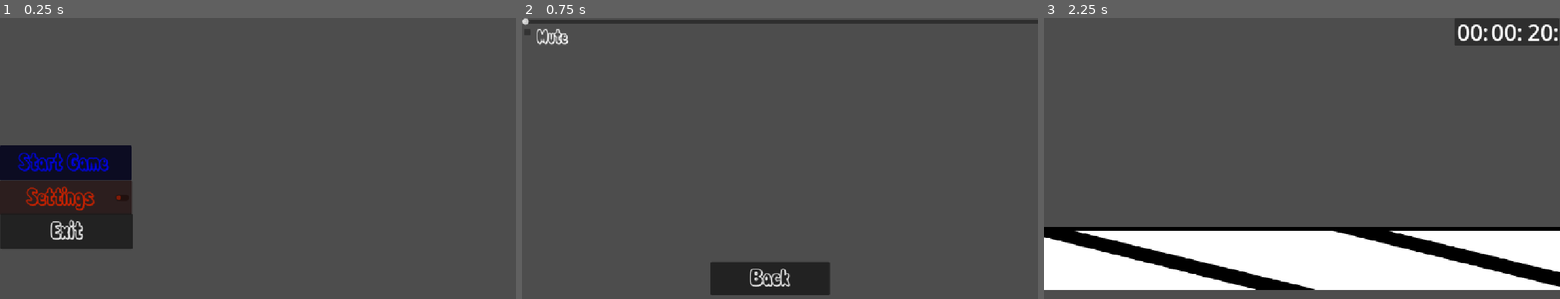
Above: before the commit, frames 1-3 (left to right).
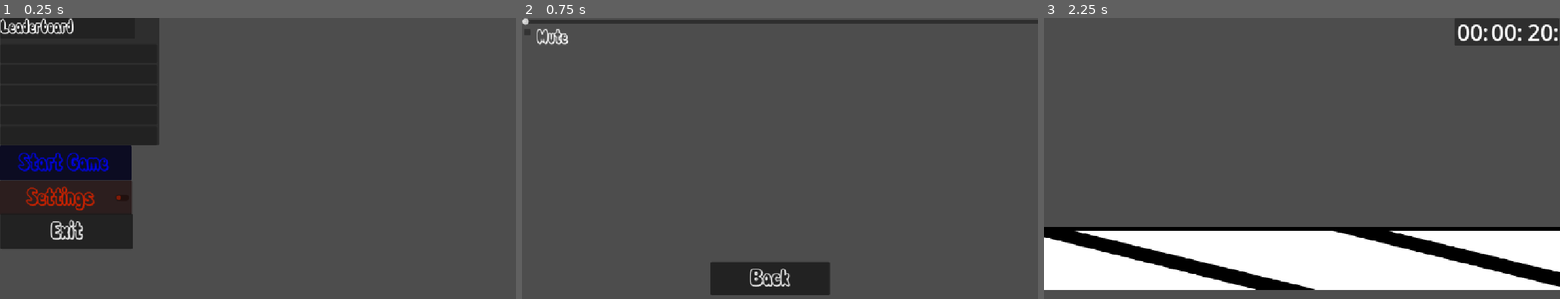
Above: after the commit, the same moments.

Repository: average4136/head-over-heels-game
Game: Godot game, scene res://Scenes/main_menu.tscn
The game is run twice, just before and just after one commit, with the same random seed, the same clock (stepped at 60 frames per second) and the same inputs.
Inputs:
- Up to frame 1 (0.25 s): no input
- Up to frame 2 (0.75 s): click "Settings" at 0.5 s
- Up to frame 3 (2.25 s): click "Back" at 1.25 s; click "Start Game" at 2 s

The runs differ from the first frame. In frame 1, 14% of the frame differs, in the area x 0-31%, y 0-46%; in frame 2, nothing differs; in frame 3, nothing differs.

Commit message:
last push didnt work

Diff:
--- a/Scenes/leaderboard_container.gd
+++ b/Scenes/leaderboard_container.gd
@@ -1,11 +1,49 @@
 extends PanelContainer
 
+const SAVE_PATH := "user://leaderboard.json"
+const MAX_ENTRIES := 5
 
-# Called when the node enters the scene tree for the first time.
-func _ready() -> void:
-	pass # Replace with function body.
+var scores: Array = []
 
 
-# Called every frame. 'delta' is the elapsed time since the previous frame.
-func _process(delta: float) -> void:
-	pass
+func _ready():
+	load_scores()
+
+
+func add_score(player_name: String, time: float):
+	var entry = {
+		"name": player_name,
+		"time": time
+	}
+
+	scores.append(entry)
+
+	scores.sort_custom(func(a, b):
+		return a["time"] < b["time"]
+	)
+
+	if scores.size() > MAX_ENTRIES:
+		scores.resize(MAX_ENTRIES)
+
+	save_scores()
+
+
+func save_scores():
+	var file = FileAccess.open(SAVE_PATH, FileAccess.WRITE)
+
+	if file:
+		file.store_string(JSON.stringify(scores))
+
+
+func load_scores():
+	if not FileAccess.file_exists(SAVE_PATH):
+		scores = []
+		return
+
+	var file = FileAccess.open(SAVE_PATH, FileAccess.READ)
+	var data = JSON.parse_string(file.get_as_text())
+
+	if data is Array:
+		scores = data
+	else:
+		scores = []
--- a/Scenes/main_menu.tscn
+++ b/Scenes/main_menu.tscn
@@ -2,6 +2,21 @@
 
 [ext_resource type="Script" uid="uid://br5q2akebk30i" path="res://Main_Menu.gd" id="1_28flt"]
 [ext_resource type="FontFile" uid="uid://d4gh6b7fwfnwd" path="res://Assets/Font/Comic_White_Rabbit_.otf" id="2_48xlc"]
+[ext_resource type="Script" uid="uid://dyxg2d0ul3han" path="res://Scenes/leaderboard_container.gd" id="3_1ehe0"]
+
+[sub_resource type="GDScript" id="GDScript_ce3w2"]
+script/source = "extends VBoxContainer
+
+
+# Called when the node enters the scene tree for the first time.
+func _ready() -> void:
+	pass # Replace with function body.
+
+
+# Called every frame. 'delta' is the elapsed time since the previous frame.
+func _process(delta: float) -> void:
+	pass
+"
 
 [node name="Main_Menu" type="Control" unique_id=435935605]
 layout_mode = 3
@@ -13,7 +28,7 @@
 grow_vertical = 2
 script = ExtResource("1_28flt")
 
-[node name="PanelContainer" type="PanelContainer" parent="." unique_id=1594007017]
+[node name="StartContainer" type="PanelContainer" parent="." unique_id=1594007017]
 modulate = Color(0, 0.01666689, 1, 1)
 layout_mode = 1
 anchors_preset = 4
@@ -24,7 +39,7 @@
 offset_bottom = 38.5
 grow_vertical = 2
 
-[node name="Button" type="Button" parent="PanelContainer" unique_id=1122144363]
+[node name="Startbutton" type="Button" parent="StartContainer" unique_id=1122144363]
 layout_mode = 2
 theme_override_fonts/font = ExtResource("2_48xlc")
 theme_override_font_sizes/font_size = 50
@@ -32,7 +47,7 @@
 button_mask = 5
 text = "Start Game "
 
-[node name="PanelContainer2" type="PanelContainer" parent="." unique_id=186436862]
+[node name="Settingscontainer" type="PanelContainer" parent="." unique_id=186436862]
 modulate = Color(0.89, 0.14833336, 0, 1)
 self_modulate = Color(1, 0, 0.016666412, 1)
 layout_mode = 1
@@ -45,7 +60,7 @@
 offset_bottom = -0.2880249
 grow_vertical = 0
 
-[node name="CheckButton" type="CheckButton" parent="PanelContainer2" unique_id=1857087957]
+[node name="Settings button" type="CheckButton" parent="Settingscontainer" unique_id=1857087957]
 layout_mode = 2
 size_flags_vertical = 4
 theme_override_fonts/font = ExtResource("2_48xlc")
@@ -53,20 +68,125 @@
 text = " Settings"
 alignment = 1
 
-[node name="PanelContainer3" type="PanelContainer" parent="." unique_id=1398797098]
-layout_mode = 0
-offset_left = 1.0
-offset_top = 438.0
-offset_right = 296.0
-offset_bottom = 518.0
+[node name="Exitcontainer" type="PanelContainer" parent="." unique_id=1398797098]
+layout_mode = 1
+anchors_preset = -1
+anchor_left = 0.002
+anchor_top = 0.44200003
+anchor_right = 0.62700003
+anchor_bottom = 0.799
+offset_left = 0.055999935
+offset_top = 151.58398
+offset_right = 0.05596924
+offset_bottom = 0.24798584
 
-[node name="Button" type="Button" parent="PanelContainer3" unique_id=993245516]
+[node name="ExitButton" type="Button" parent="Exitcontainer" unique_id=993245516]
 layout_mode = 2
 theme_override_fonts/font = ExtResource("2_48xlc")
 theme_override_font_sizes/font_size = 50
 button_mask = 5
 text = "Exit"
 
-[connection signal="pressed" from="PanelContainer/Button" to="." method="_on_button_pressed"]
-[connection signal="pressed" from="PanelContainer2/CheckButton" to="." method="_on_check_button_pressed"]
-[connection signal="pressed" from="PanelContainer3/Button" to="." method="_on_button_exit_pressed"]
+[node name="LeaderboardContainer" type="PanelContainer" parent="." unique_id=1044697172]
+layout_mode = 1
+anchors_preset = -1
+anchor_right = 0.754
+anchor_bottom = 0.44000003
+offset_left = 1.0
+offset_top = -4.0
+offset_right = 0.11199951
+offset_bottom = -0.120025635
+script = ExtResource("3_1ehe0")
+
+[node name="NamesContainer" type="VBoxContainer" parent="LeaderboardContainer" unique_id=320594901]
+custom_maximum_size = Vector2(350, 300)
+layout_mode = 2
+script = SubResource("GDScript_ce3w2")
+
+[node name="Leaderboard" type="Panel" parent="LeaderboardContainer/NamesContainer" unique_id=1878516154]
+custom_minimum_size = Vector2(100, 50)
+custom_maximum_size = Vector2(300, 300)
+layout_mode = 2
+size_flags_vertical = 2
+
+[node name="Label" type="Label" parent="LeaderboardContainer/NamesContainer/Leaderboard" unique_id=421740657]
+layout_mode = 1
+anchors_preset = 15
+anchor_right = 1.0
+anchor_bottom = 1.0
+grow_horizontal = 2
+grow_vertical = 2
+theme_override_fonts/font = ExtResource("2_48xlc")
+theme_override_font_sizes/font_size = 40
+text = "Leaderboard"
+
+[node name="First" type="Panel" parent="LeaderboardContainer/NamesContainer" unique_id=1970833220]
+layout_mode = 2
+size_flags_vertical = 3
+size_flags_stretch_ratio = 0.7
+
+[node name="Label" type="Label" parent="LeaderboardContainer/NamesContainer/First" unique_id=1624519842]
+layout_mode = 1
+anchors_preset = 15
+anchor_right = 1.0
+anchor_bottom = 1.0
+grow_horizontal = 2
+grow_vertical = 2
+
+[node name="Second" type="Panel" parent="LeaderboardContainer/NamesContainer" unique_id=1906319798]
+layout_mode = 2
+size_flags_vertical = 3
+size_flags_stretch_ratio = 0.7
+tooltip_text = "
+"
+
+[node name="Label" type="Label" parent="LeaderboardContainer/NamesContainer/Second" unique_id=2069287642]
+layout_mode = 1
+anchors_preset = 15
+anchor_right = 1.0
+anchor_bottom = 1.0
+grow_horizontal = 2
+grow_vertical = 2
+
+[node name="Third" type="Panel" parent="LeaderboardContainer/NamesContainer" unique_id=761846019]
+layout_mode = 2
+size_flags_vertical = 3
+size_flags_stretch_ratio = 0.7
+
+[node name="Label" type="Label" parent="LeaderboardContainer/NamesContainer/Third" unique_id=112381473]
+layout_mode = 1
+anchors_preset = 15
+anchor_right = 1.0
+anchor_bottom = 1.0
+grow_horizontal = 2
+grow_vertical = 2
+
+[node name="Fourth" type="Panel" parent="LeaderboardContainer/NamesContainer" unique_id=1830347748]
+layout_mode = 2
+size_flags_vertical = 3
+size_flags_stretch_ratio = 0.7
+
+[node name="Label" type="Label" parent="LeaderboardContainer/NamesContainer/Fourth" unique_id=1001053232]
+layout_mode = 1
+anchors_preset = 15
+anchor_right = 1.0
+anchor_bottom = 1.0
+grow_horizontal = 2
+grow_vertical = 2
+
+[node name="Fifth" type="Panel" parent="LeaderboardContainer/NamesContainer" unique_id=1590632548]
+layout_mode = 2
+size_flags_vertical = 3
+size_flags_stretch_ratio = 0.7
+
+[node name="Label" type="Label" parent="LeaderboardContainer/NamesContainer/Fifth" unique_id=1405189215]
+layout_mode = 1
+anchors_preset = 15
+anchor_right = 1.0
+anchor_bottom = 1.0
+grow_horizontal = 2
+grow_vertical = 2
+
+[connection signal="pressed" from="StartContainer/Startbutton" to="." method="_on_button_pressed"]
+[connection signal="pressed" from="Settingscontainer/Settings button" to="." method="_on_check_button_pressed"]
+[connection signal="pressed" from="Exitcontainer/ExitButton" to="." method="_on_button_exit_pressed"]
